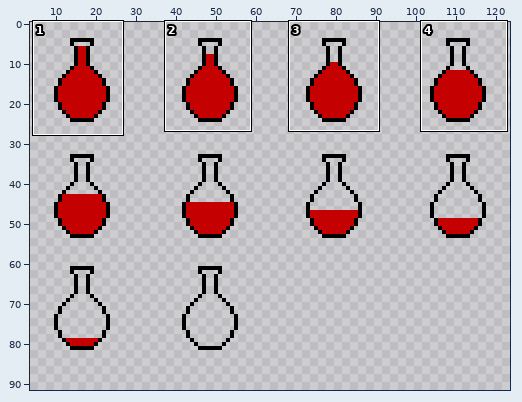
Sprite sheet, stored at assets/graphics/Blood vials.png. Above, an overview of the earlier version with the close-up marked.
Close-up. Before the edit:
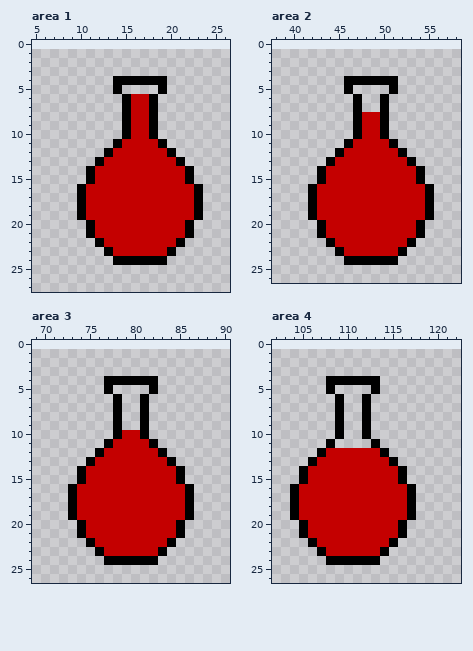
The file is 128x128 pixels. Shown: area 1: x 5..26, y 0..27; area 2: x 38..58, y 0..26; area 3: x 69..90, y 0..26; area 4: x 102..122, y 0..26. The old version is drawn lined up with the new one, on the new canvas. The wide view leaves out empty margins. The commit also changed other parts of the picture, which this record leaves out.
After the commit:
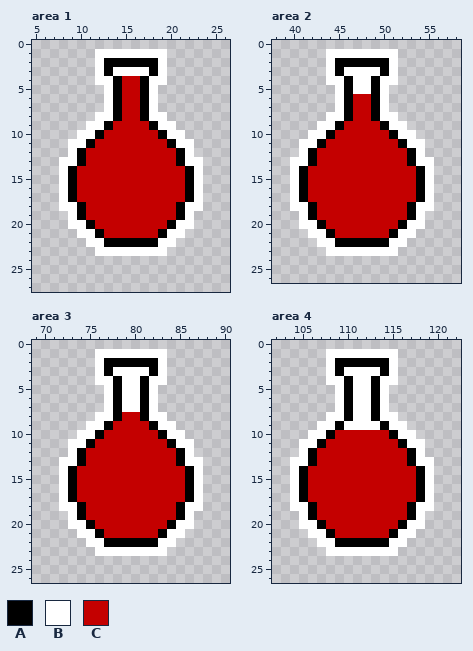
Palette (. is transparent): A #000000  B #ffffff  C #c40000
From old to new:
canvas 128x128 -> 128x96, the old top-left corner now at 0,1 (the part of the old canvas that was cut away was empty and is not shown)
--- area 1
@@ x 5..26 @@
  0 ......................
- 1 ......................
- 2 ......................
- 3 ......................
- 4 .........AAAAAA.......
- 5 .........A....A.......
- 6 ..........ACCA........
- 7 ..........ACCA........
- 8 ..........ACCA........
- 9 ..........ACCA........
-10 ..........ACCA........
-11 .........ACCCCA.......
-12 ........ACCCCCCA......
-13 .......ACCCCCCCCA.....
-14 ......ACCCCCCCCCCA....
-15 ......ACCCCCCCCCCA....
-16 .....ACCCCCCCCCCCCA...
-17 .....ACCCCCCCCCCCCA...
-18 .....ACCCCCCCCCCCCA...
-19 .....ACCCCCCCCCCCCA...
-20 ......ACCCCCCCCCCA....
-21 ......ACCCCCCCCCCA....
-22 .......ACCCCCCCCA.....
-23 ........ACCCCCCA......
-24 .........AAAAAA.......
+ 1 .......BBBBBBBB.......
+ 2 .......BAAAAAAB.......
+ 3 .......BABBBBAB.......
+ 4 .......BBACCABB.......
+ 5 ........BACCAB........
+ 6 ........BACCAB........
+ 7 ........BACCAB........
+ 8 .......BBACCABB.......
+ 9 ......BBACCCCABB......
+10 .....BBACCCCCCABB.....
+11 ....BBACCCCCCCCABB....
+12 ....BACCCCCCCCCCAB....
+13 ...BBACCCCCCCCCCABB...
+14 ...BACCCCCCCCCCCCAB...
+15 ...BACCCCCCCCCCCCAB...
+16 ...BACCCCCCCCCCCCAB...
+17 ...BACCCCCCCCCCCCAB...
+18 ...BBACCCCCCCCCCABB...
+19 ....BACCCCCCCCCCAB....
+20 ....BBACCCCCCCCABB....
+21 .....BBACCCCCCABB.....
+22 ......BBAAAAAABB......
+23 .......BBBBBBBB.......
+24 ......................
 25 ......................
--- area 2
@@ x 38..58 @@
  0 .....................
- 1 .....................
- 2 .....................
- 3 .....................
- 4 ........AAAAAA.......
- 5 ........A....A.......
- 6 .........A..A........
- 7 .........A..A........
- 8 .........ACCA........
- 9 .........ACCA........
-10 .........ACCA........
-11 ........ACCCCA.......
-12 .......ACCCCCCA......
-13 ......ACCCCCCCCA.....
-14 .....ACCCCCCCCCCA....
-15 .....ACCCCCCCCCCA....
-16 ....ACCCCCCCCCCCCA...
-17 ....ACCCCCCCCCCCCA...
-18 ....ACCCCCCCCCCCCA...
-19 ....ACCCCCCCCCCCCA...
-20 .....ACCCCCCCCCCA....
-21 .....ACCCCCCCCCCA....
-22 ......ACCCCCCCCA.....
-23 .......ACCCCCCA......
-24 ........AAAAAA.......
+ 1 ......BBBBBBBB.......
+ 2 ......BAAAAAAB.......
+ 3 ......BABBBBAB.......
+ 4 ......BBABBABB.......
+ 5 .......BABBAB........
+ 6 .......BACCAB........
+ 7 .......BACCAB........
+ 8 ......BBACCABB.......
+ 9 .....BBACCCCABB......
+10 ....BBACCCCCCABB.....
+11 ...BBACCCCCCCCABB....
+12 ...BACCCCCCCCCCAB....
+13 ..BBACCCCCCCCCCABB...
+14 ..BACCCCCCCCCCCCAB...
+15 ..BACCCCCCCCCCCCAB...
+16 ..BACCCCCCCCCCCCAB...
+17 ..BACCCCCCCCCCCCAB...
+18 ..BBACCCCCCCCCCABB...
+19 ...BACCCCCCCCCCAB....
+20 ...BBACCCCCCCCABB....
+21 ....BBACCCCCCABB.....
+22 .....BBAAAAAABB......
+23 ......BBBBBBBB.......
+24 .....................
 25 .....................
--- area 3
@@ x 69..90 @@
  0 ......................
- 1 ......................
- 2 ......................
- 3 ......................
- 4 ........AAAAAA........
- 5 ........A....A........
- 6 .........A..A.........
- 7 .........A..A.........
- 8 .........A..A.........
- 9 .........A..A.........
-10 .........ACCA.........
-11 ........ACCCCA........
-12 .......ACCCCCCA.......
-13 ......ACCCCCCCCA......
-14 .....ACCCCCCCCCCA.....
-15 .....ACCCCCCCCCCA.....
-16 ....ACCCCCCCCCCCCA....
-17 ....ACCCCCCCCCCCCA....
-18 ....ACCCCCCCCCCCCA....
-19 ....ACCCCCCCCCCCCA....
-20 .....ACCCCCCCCCCA.....
-21 .....ACCCCCCCCCCA.....
-22 ......ACCCCCCCCA......
-23 .......ACCCCCCA.......
-24 ........AAAAAA........
+ 1 .......BBBBBBBB.......
+ 2 .......BAAAAAAB.......
+ 3 .......BABBBBAB.......
+ 4 .......BBABBABB.......
+ 5 ........BABBAB........
+ 6 ........BABBAB........
+ 7 ........BABBAB........
+ 8 .......BBACCABB.......
+ 9 ......BBACCCCABB......
+10 .....BBACCCCCCABB.....
+11 ....BBACCCCCCCCABB....
+12 ....BACCCCCCCCCCAB....
+13 ...BBACCCCCCCCCCABB...
+14 ...BACCCCCCCCCCCCAB...
+15 ...BACCCCCCCCCCCCAB...
+16 ...BACCCCCCCCCCCCAB...
+17 ...BACCCCCCCCCCCCAB...
+18 ...BBACCCCCCCCCCABB...
+19 ....BACCCCCCCCCCAB....
+20 ....BBACCCCCCCCABB....
+21 .....BBACCCCCCABB.....
+22 ......BBAAAAAABB......
+23 .......BBBBBBBB.......
+24 ......................
 25 ......................
--- area 4
@@ x 102..122 @@
  0 .....................
- 1 .....................
- 2 .....................
- 3 .....................
- 4 ......AAAAAA.........
- 5 ......A....A.........
- 6 .......A..A..........
- 7 .......A..A..........
- 8 .......A..A..........
- 9 .......A..A..........
-10 .......A..A..........
-11 ......A....A.........
-12 .....ACCCCCCA........
-13 ....ACCCCCCCCA.......
-14 ...ACCCCCCCCCCA......
-15 ...ACCCCCCCCCCA......
-16 ..ACCCCCCCCCCCCA.....
-17 ..ACCCCCCCCCCCCA.....
-18 ..ACCCCCCCCCCCCA.....
-19 ..ACCCCCCCCCCCCA.....
-20 ...ACCCCCCCCCCA......
-21 ...ACCCCCCCCCCA......
-22 ....ACCCCCCCCA.......
-23 .....ACCCCCCA........
-24 ......AAAAAA.........
+ 1 ......BBBBBBBB.......
+ 2 ......BAAAAAAB.......
+ 3 ......BABBBBAB.......
+ 4 ......BBABBABB.......
+ 5 .......BABBAB........
+ 6 .......BABBAB........
+ 7 .......BABBAB........
+ 8 ......BBABBABB.......
+ 9 .....BBABBBBABB......
+10 ....BBACCCCCCABB.....
+11 ...BBACCCCCCCCABB....
+12 ...BACCCCCCCCCCAB....
+13 ..BBACCCCCCCCCCABB...
+14 ..BACCCCCCCCCCCCAB...
+15 ..BACCCCCCCCCCCCAB...
+16 ..BACCCCCCCCCCCCAB...
+17 ..BACCCCCCCCCCCCAB...
+18 ..BBACCCCCCCCCCABB...
+19 ...BACCCCCCCCCCAB....
+20 ...BBACCCCCCCCABB....
+21 ....BBACCCCCCABB.....
+22 .....BBAAAAAABB......
+23 ......BBBBBBBB.......
+24 .....................
 25 .....................
